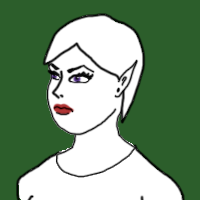
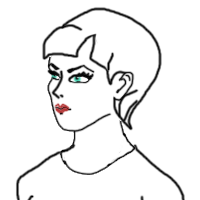
Layers edited between the first and the second 200 x 200 image:
hid "app.ears.high_long" over [114, 59, 139, 99]
hid "app.ears.high_long_sub" over [113, 64, 136, 97]
showed "app.ears.middle" over [113, 71, 135, 102]
showed "app.ears.middle_sub" over [114, 73, 132, 99]
hid "app.hair_style.thinning.bob" over [42, 12, 146, 125]
hid "app.hair_style.thinning.bob_sub" over [44, 14, 144, 120]
showed "app.hair_style.straight.bob" over [41, 6, 163, 131]
showed "app.hair_style.straight.bob_sub" over [43, 8, 160, 129]
showed "app.mouth.heart" over [54, 102, 72, 116]
hid "app.mouth.middle" over [52, 102, 75, 116]
hid "app.eye_color.violent" over [50, 73, 82, 84]
showed "app.eye_color.aquamarine" over [50, 73, 82, 84]
showed "app.eyes.almond-shaped_sub" over [52, 74, 82, 84]
hid "app.eyes.narrow_sub" over [52, 74, 82, 83]
hid "app.head.round" over [46, 20, 142, 178]
hid "app.head.round_sub" over [46, 20, 142, 178]
showed "app.head.oval" over [47, 20, 143, 176]
showed "app.head.oval_sub" over [47, 20, 143, 175]
hid "Background" over [0, 0, 200, 200]
